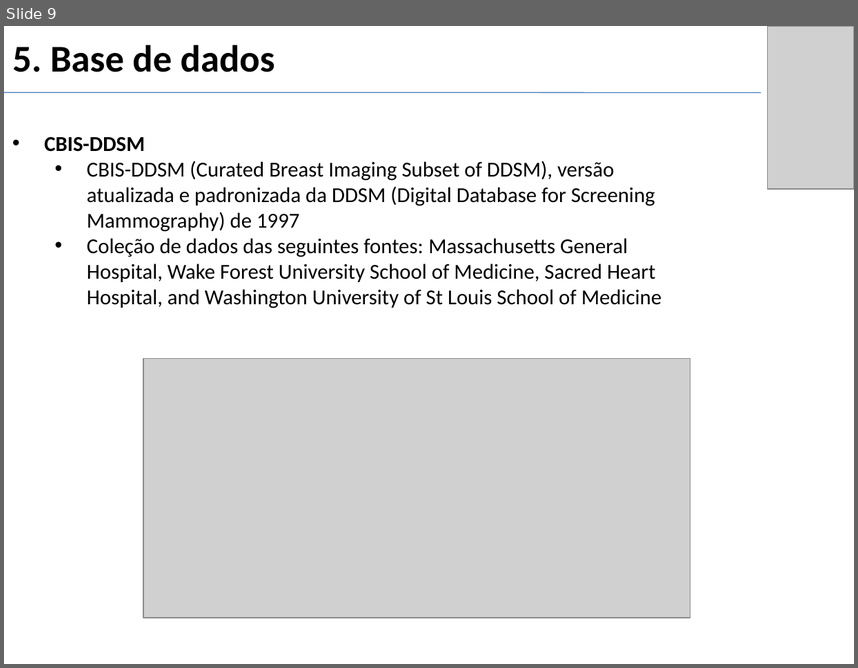
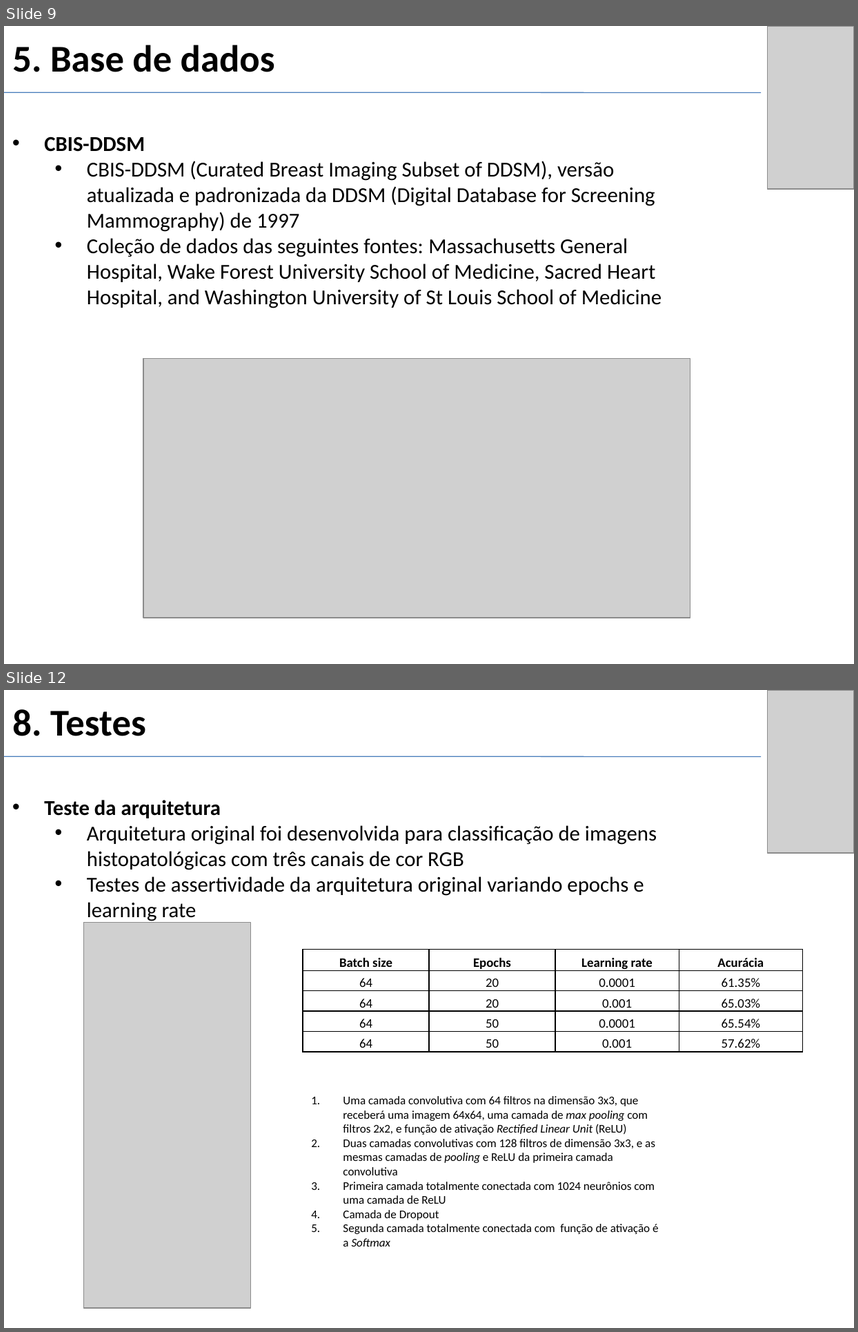
Before and after one commit to gui2524/TCC-BreastCancerNN, a slide deck: Projeto 2/docs/Slides_defesa.pptx. Shown one above the other, each under a label of ours: slide 9 before the commit, slides 9 and 12 after it; the slides between them are not shown. The pictures are 858x668 and 858x1332 pixels, drawn with LibreOffice and Linux fonts; fonts in the diff are those of the drawing; grey boxes stand for pictures. Boxes give left, top, right and bottom in pixels: in the first picture for what was removed or moved away, otherwise in the second. Text is boxed around its words. In the diff, an @@ line names an element or a change of style, - is before the commit and + after.

Commit message:
Adicionando slides de testes

```diff
--- a/Projeto 2/docs/Slides_defesa.pptx
+++ b/Projeto 2/docs/Slides_defesa.pptx
@@ slide 12 added at box(4, 690, 854, 1328), background #FFFFFF @@
@@ title added at box(12, 709, 146, 736), 32 pt, text #000000, bold @@
+8. Testes
@@ picture added at box(767, 690, 854, 854) @@
@@ line added from (4, 756) to (762, 756), #4B7EBC 0.75 pt @@
@@ text added at box(44, 800, 657, 923), 18 pt, text #000000 @@
+• Teste da arquitetura
+  • Arquitetura original foi desenvolvida para classificação de imagens histopatológicas com três canais de cor RGB
+  • Testes de assertividade da arquitetura original variando epochs e learning rate
@@ picture added at box(84, 922, 252, 1307) @@
@@ table added at box(303, 949, 803, 1054), 5 rows, 4 columns @@
+Batch size | Epochs | Learning rate | Acurácia
+64 | 20 | 0.0001 | 61.35%
+64 | 20 | 0.001 | 65.03%
+64 | 50 | 0.0001 | 65.54%
+64 | 50 | 0.001 | 57.62%
@@ text added at box(343, 1096, 659, 1246), 10 pt, text #000000 @@
+1. Uma camada convolutiva com 64 filtros na dimensão 3x3, que receberá uma imagem 64x64, uma camada de max pooling com filtros 2x2, e função de ativação Rectified Linear Unit (ReLU)
+2. Duas camadas convolutivas com 128 filtros de dimensão 3x3, e as mesmas camadas de pooling e ReLU da primeira camada convolutiva
+3. Primeira camada totalmente conectada com 1024 neurônios com uma camada de ReLU
+4. Camada de Dropout
+5. Segunda camada totalmente conectada com função de ativação é a Softmax
```
Also in this commit, not shown: 5 other slides added.
